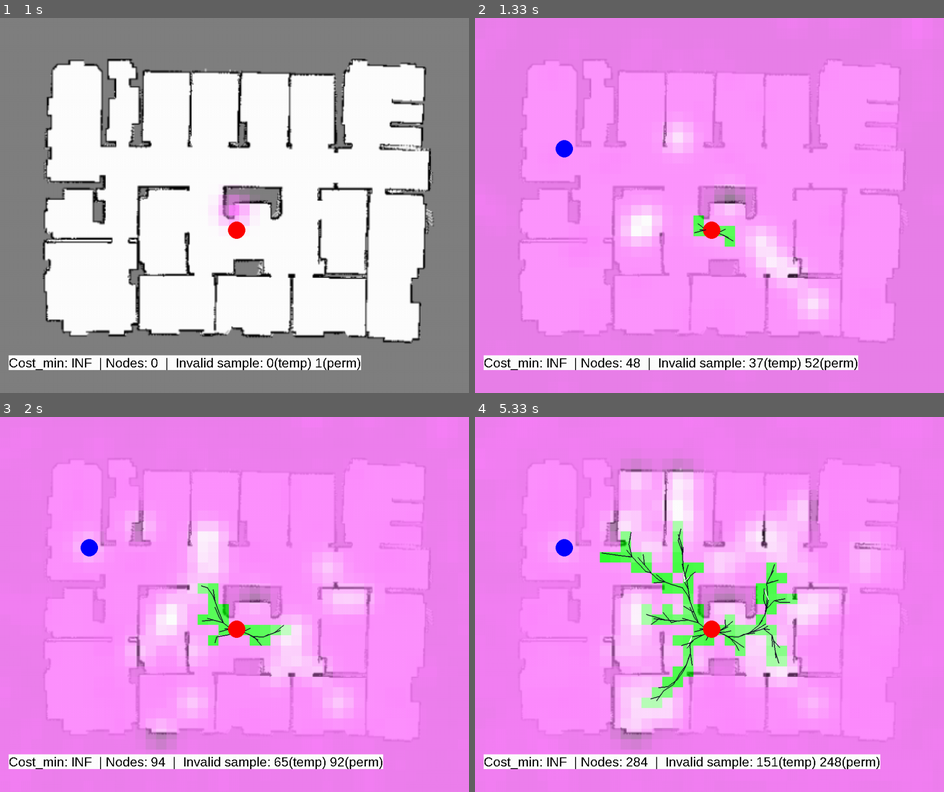
Above: before the commit, frames 1-4 (two rows, left to right).
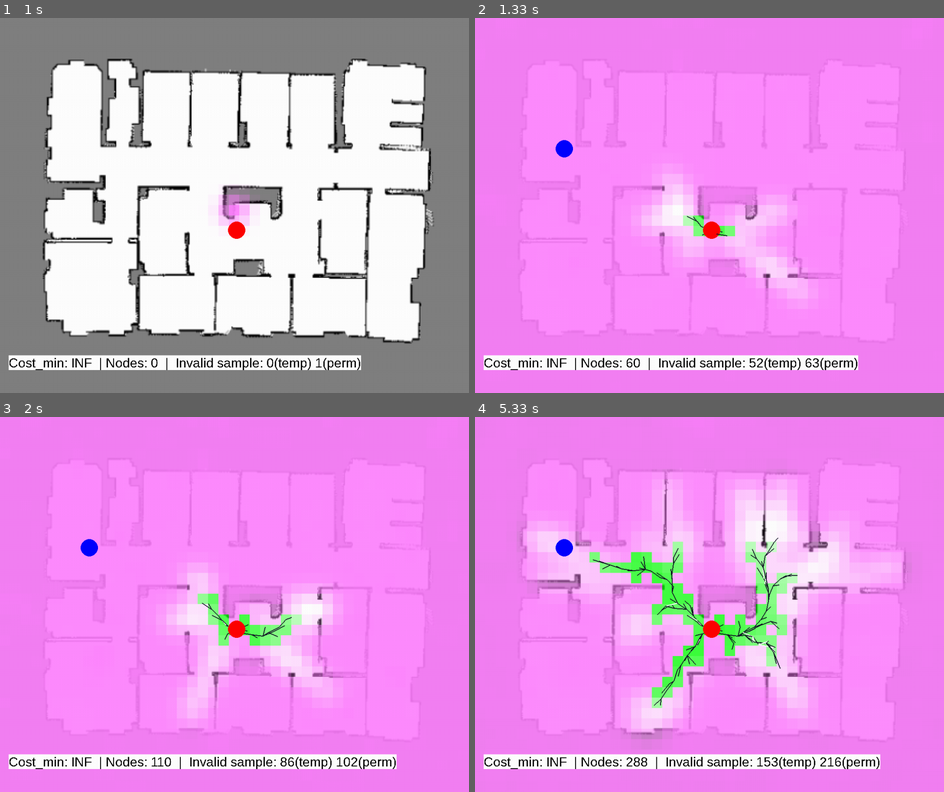
Above: after the commit, the same moments.

Repository: soraxas/sbp-env
Game: pygame game, started from rrtstar.py
Same seed, same stepped clock (60 frames per second), same inputs: the game is played once before the commit and once after it.
Inputs (mouse positions are in pixels of both pictures, inside the frame that each line leads up to):
- Up to frame 1 (1 s): click (234, 205) at 0.38 s; click (234, 231) at 0.72 s
- Up to frame 2 (1.33 s): click (564, 149) at 1.05 s
- Up to frame 3 (2 s): no input
- Up to frame 4 (5.33 s): no input

Frame 1 is identical in both runs. In frame 2, 5.2% of the frame differs, in the area x 29-76%, y 24-94%; in frame 3, 10%; in frame 4, 19%, in the area x 9-92%, y 11-94%.

Commit message:
modified to be inclusive of all intermediate points

Diff:
--- a/rrtstar.py
+++ b/rrtstar.py
@@ -221,7 +221,7 @@
 
 
 
-    def addInvalidPoint(self,p, blockedSpace, perma=False):
+    def addInvalidPoint(self,p, blockedSpace, perma=False, alreadyDividedByProbBlockSize=False):
         if p is None:
             return
         try:
@@ -230,8 +230,12 @@
             pass
 
         if True:
-            x = int(p[0]/self.PROB_BLOCK_SIZE)
-            y = int(p[1]/self.PROB_BLOCK_SIZE)
+            if not alreadyDividedByProbBlockSize:
+                x = int(p[0]/self.PROB_BLOCK_SIZE)
+                y = int(p[1]/self.PROB_BLOCK_SIZE)
+            else:
+                x = p[0]
+                y = p[1]
             if x < 0 or x >= self.prob_vector.shape[0] or \
                 y < 0 or y >= self.prob_vector.shape[1]:
                     return
@@ -371,18 +375,29 @@
             for p in self.nodes:
                 if dist(p.pos, rand.pos) < dist(nn.pos, rand.pos):
                     nn = p
-            interpolatedNode = self.step_from_to(nn.pos, rand.pos)
-
-            newnode = Node(interpolatedNode)
+            interpolatedPoint = self.step_from_to(nn.pos, rand.pos)
+
+            newnode = Node(interpolatedPoint)
             if not checkIntersect(nn, rand, self.img):
                 self.addInvalidPoint(preRandomPt, True)
                 self.invalid_sample += 1
             else:
-                x = int(interpolatedNode[0] / self.PROB_BLOCK_SIZE)
-                y = int(interpolatedNode[1] / self.PROB_BLOCK_SIZE)
+                x = int(interpolatedPoint[0] / self.PROB_BLOCK_SIZE)
+                y = int(interpolatedPoint[1] / self.PROB_BLOCK_SIZE)
                 self.prob_vector[x][y] = 30
                 self.prob_vector_locks[x][y] = 1
-                self.addInvalidPoint(preRandomPt, False)
+
+                if preRandomPt is not None:
+                    # add all in between point of nearest node of the random pt as valid
+                    x1 = int(preRandomPt.pos[0] / self.PROB_BLOCK_SIZE)
+                    y1 = int(preRandomPt.pos[1] / self.PROB_BLOCK_SIZE)
+                    points = get_line((x,y), (x1,y1))
+                    # print(points)
+                    for p in points:
+                        self.addInvalidPoint(p, False, alreadyDividedByProbBlockSize=True)
+
+                #######################
+
                 [newnode, nn] = self.chooseParent(nn, newnode)
                 # newnode.parent = nn
 
